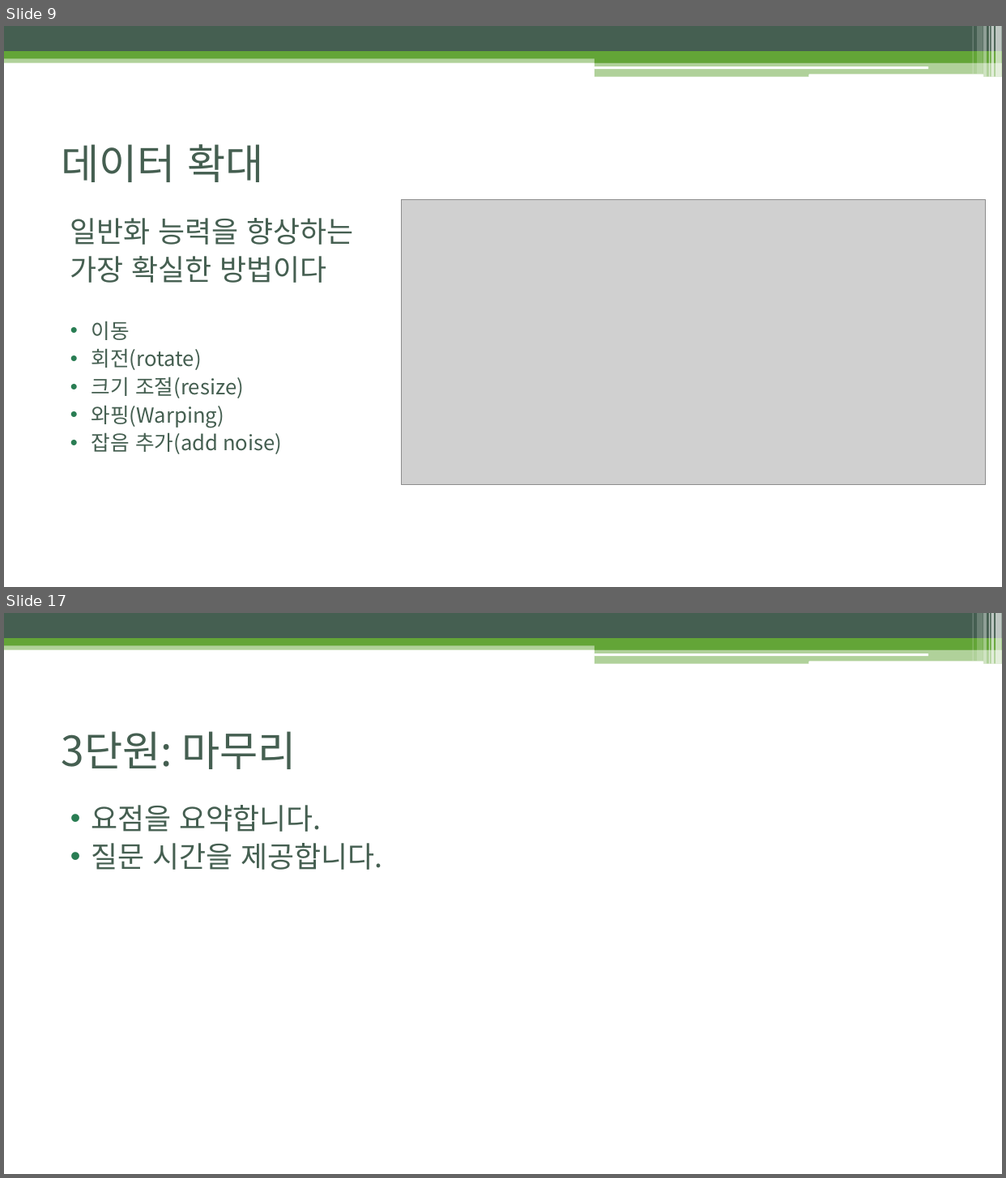
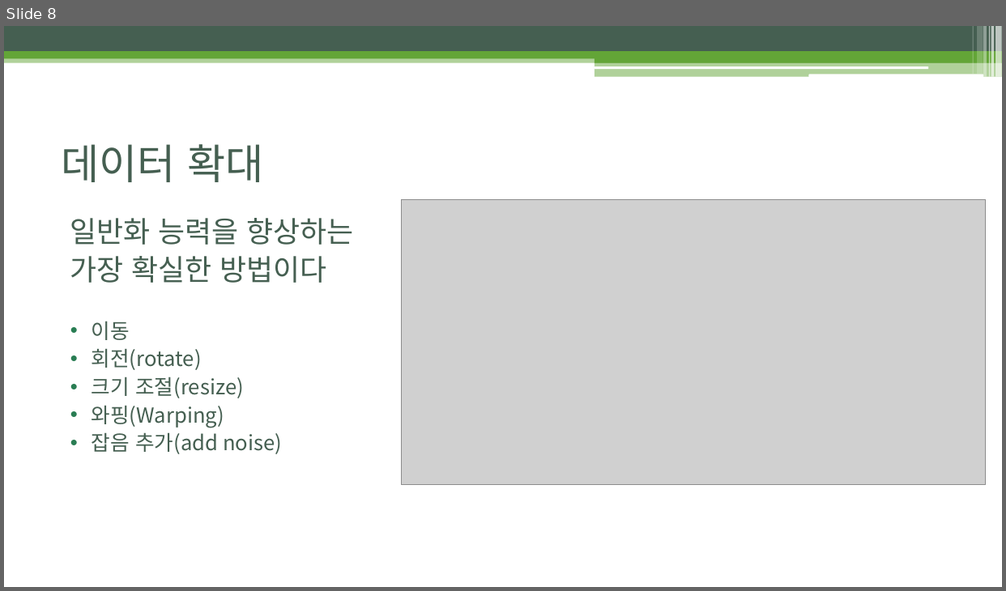
Before and after one commit to BLINK-ONCE/Storage, a slide deck: files/ppt/5.2.2, 5.3 Regularization, Hyperparameters, Validation Sets,.pptx. Shown one above the other, each under a label of ours: slides 9 and 17 before the commit, slide 8 after it; the slides between them are not shown. The pictures are 1006x1178 and 1006x591 pixels, drawn with LibreOffice and Linux fonts; fonts in the diff are those of the drawing; grey boxes stand for pictures. Boxes give left, top, right and bottom in pixels: in the first picture for what was removed or moved away, otherwise in the second. Text is boxed around its words. In the diff, an @@ line names an element or a change of style, - is before the commit and + after.

```diff
--- a/files/ppt/5.2.2, 5.3 Regularization, Hyperparameters, Validation Sets,.pptx
+++ b/files/ppt/5.2.2, 5.3 Regularization, Hyperparameters, Validation Sets,.pptx
@@ slide 17 removed at <box>4,613,1002,1174</box>, background #FFFFFF; not listed: 13 template elements that a slide beside it also shows @@
@@ title removed at <box>62,731,296,769</box> @@
-3단원: 마무리
@@ text removed at <box>91,805,383,870</box> @@
-• 요점을 요약합니다.
-• 질문 시간을 제공합니다.
@@ what was slide 9 is now slide 8 @@
```
Also in this commit, not shown: 2 slides changed, 10 slides added, 10 other slides removed.
